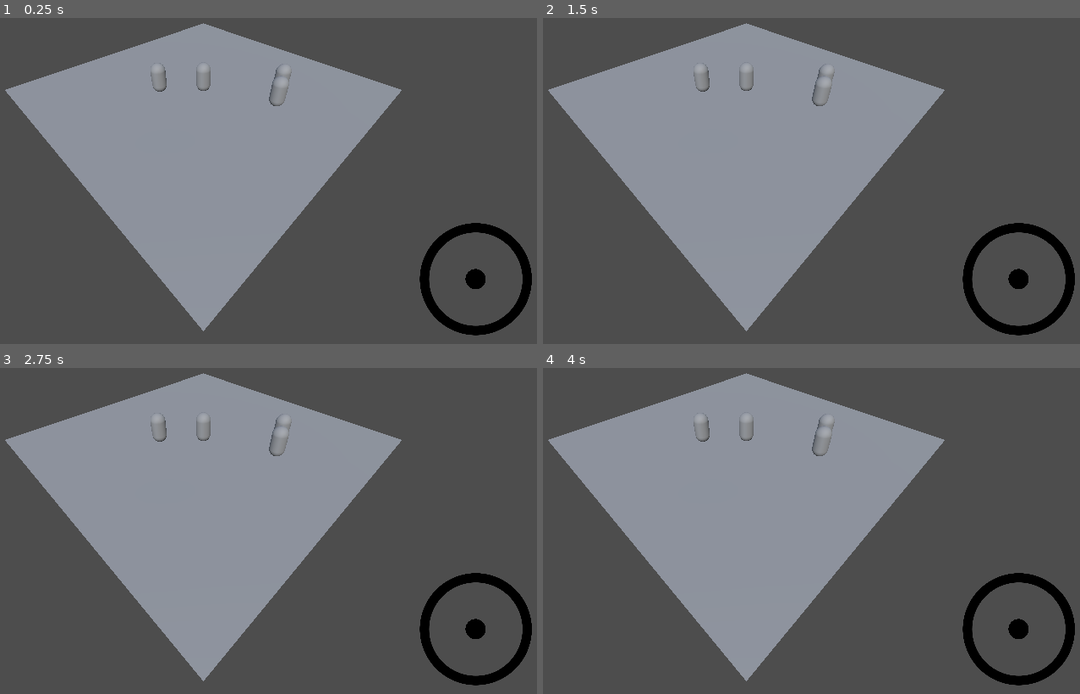
Above: before the commit, frames 1-4 (two rows, left to right).
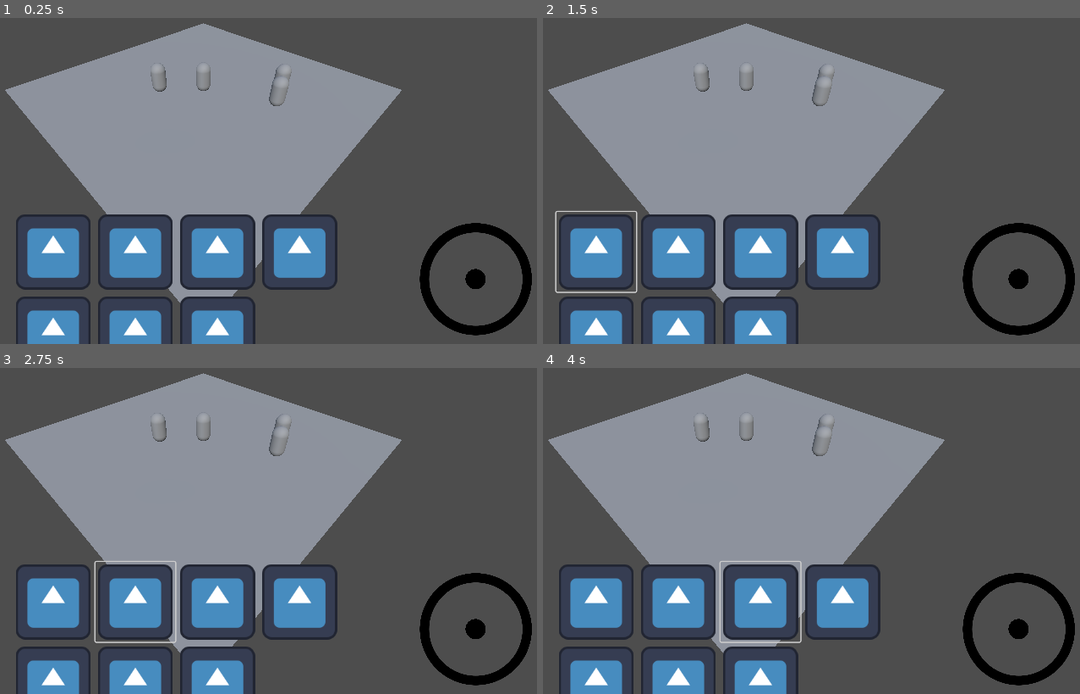
Above: after the commit, the same moments.

Repository: bigCodeArthur/mecha-adventure-rpg
Game: Godot game, scene res://zones/battle_manager.tscn
Two runs of this game, one before a commit and one after it. Both use one fixed random seed, a clock stepped at 60 frames per second and the inputs below. The engine's default icon, where the game draws it, is replaced by a stand-in: a white triangle on a blue panel in a dark square. A sky picture missing from this copy of the repository is replaced by a grey-blue gradient.
Inputs (mouse positions are in pixels of both pictures, inside the frame that each line leads up to):
- Up to frame 1 (0.25 s): no input
- Up to frame 2 (1.5 s): tap Enter (ui_accept) at 0.5, 0.77 s; move the mouse to (1020, 278) at 0.52 s; click (1020, 278) at 0.67 s; click (596, 252) at 1.27 s
- Up to frame 3 (2.75 s): click (134, 602) at 2.02 s
- Up to frame 4 (4 s): tap Enter (ui_accept) at 2.75, 3.02 s; move the mouse to (612, 524) at 2.77 s; click (612, 524) at 2.92 s; click (757, 602) at 3.52 s

The runs differ from the first frame. In frame 1, 14% of the frame differs, in the area x 2-63%, y 60-100%; in frame 2, 14%, in the area x 2-63%, y 59-100%; in frame 3, 14%; in frame 4, 14%.

Commit message:
turned ui into a packed scene and added some test buttons

Diff:
--- /dev/null
+++ b/ui/ui.tscn
@@ -0,0 +1,91 @@
+[gd_scene load_steps=5 format=3 uid="uid://8tvyckawwfgv"]
+
+[ext_resource type="Script" uid="uid://da3b1kc3pk8hx" path="res://ui/ui.gd" id="1_68fm0"]
+[ext_resource type="Script" uid="uid://buoxuwyuvd8dj" path="res://ui/scripts/abilities_menu.gd" id="2_p8tw5"]
+[ext_resource type="Texture2D" uid="uid://w2076j4mkane" path="res://icon.svg" id="3_c1ren"]
+[ext_resource type="PackedScene" uid="uid://cvp8etmqovc2u" path="res://ui/stick.tscn" id="4_07frj"]
+
+[node name="UI" type="Control"]
+layout_mode = 3
+anchors_preset = 15
+anchor_right = 1.0
+anchor_bottom = 1.0
+grow_horizontal = 2
+grow_vertical = 2
+script = ExtResource("1_68fm0")
+
+[node name="ActionsMenu" type="FlowContainer" parent="."]
+layout_mode = 1
+anchors_preset = -1
+anchor_left = 0.21900001
+anchor_top = 1.005
+anchor_right = 0.80500007
+anchor_bottom = 1.005
+offset_left = -0.28800964
+offset_top = -228.23999
+offset_right = -0.36010742
+offset_bottom = -4.23999
+script = ExtResource("2_p8tw5")
+
+[node name="Button" type="Button" parent="ActionsMenu"]
+layout_mode = 2
+icon = ExtResource("3_c1ren")
+flat = true
+autowrap_mode = 3
+icon_alignment = 1
+
+[node name="Button2" type="Button" parent="ActionsMenu"]
+layout_mode = 2
+icon = ExtResource("3_c1ren")
+flat = true
+autowrap_mode = 3
+icon_alignment = 1
+
+[node name="Button3" type="Button" parent="ActionsMenu"]
+layout_mode = 2
+icon = ExtResource("3_c1ren")
+flat = true
+autowrap_mode = 3
+icon_alignment = 1
+
+[node name="Button4" type="Button" parent="ActionsMenu"]
+layout_mode = 2
+icon = ExtResource("3_c1ren")
+flat = true
+autowrap_mode = 3
+icon_alignment = 1
+
+[node name="Button5" type="Button" parent="ActionsMenu"]
+layout_mode = 2
+icon = ExtResource("3_c1ren")
+flat = true
+autowrap_mode = 3
+icon_alignment = 1
+
+[node name="Button6" type="Button" parent="ActionsMenu"]
+layout_mode = 2
+icon = ExtResource("3_c1ren")
+flat = true
+autowrap_mode = 3
+icon_alignment = 1
+
+[node name="Button7" type="Button" parent="ActionsMenu"]
+layout_mode = 2
+icon = ExtResource("3_c1ren")
+flat = true
+autowrap_mode = 3
+icon_alignment = 1
+
+[node name="Stick" parent="." instance=ExtResource("4_07frj")]
+layout_mode = 1
+anchors_preset = -1
+anchor_left = 0.80500007
+anchor_top = 1.0
+anchor_right = 0.80500007
+anchor_bottom = 1.0
+offset_left = 17.639893
+offset_top = -206.0
+offset_right = 208.6399
+offset_bottom = -15.0
+grow_horizontal = 0
+grow_vertical = 0
--- a/zones/battle_manager.tscn
+++ b/zones/battle_manager.tscn
@@ -1,16 +1,14 @@
-[gd_scene load_steps=17 format=3 uid="uid://cnmdwn5j70ujc"]
+[gd_scene load_steps=15 format=3 uid="uid://cnmdwn5j70ujc"]
 
 [ext_resource type="Script" uid="uid://b3oo6fjep1pjh" path="res://zones/battle_manager.gd" id="1_0a47a"]
 [ext_resource type="Texture2D" uid="uid://bi1j6pdw3lli7" path="res://textures/goegap_4k.exr" id="2_j3lx3"]
 [ext_resource type="Script" uid="uid://crfjefvs273ll" path="res://zones/player.gd" id="3_oduoj"]
 [ext_resource type="PackedScene" uid="uid://5ogm0nrdtmlj" path="res://entities/testCharacter/test_character.tscn" id="4_yld5r"]
-[ext_resource type="Script" uid="uid://da3b1kc3pk8hx" path="res://ui/ui.gd" id="5_06wj7"]
 [ext_resource type="Script" uid="uid://bnm4hv6ov5wib" path="res://resources/abilities/abilityResource.gd" id="5_oduoj"]
-[ext_resource type="PackedScene" uid="uid://cvp8etmqovc2u" path="res://ui/stick.tscn" id="6_6mu6g"]
 [ext_resource type="Resource" uid="uid://cj5nmhip05tv6" path="res://resources/abilities/walk.tres" id="6_yld5r"]
 [ext_resource type="Resource" uid="uid://c7ag8ktph7k3b" path="res://resources/abilities/run.tres" id="7_yld5r"]
 [ext_resource type="Resource" uid="uid://du0afwkbfk1fy" path="res://resources/abilities/sneak.tres" id="8_06wj7"]
-[ext_resource type="Script" uid="uid://buoxuwyuvd8dj" path="res://ui/scripts/abilities_menu.gd" id="10_6mu6g"]
+[ext_resource type="PackedScene" uid="uid://8tvyckawwfgv" path="res://ui/ui.tscn" id="9_yld5r"]
 
 [sub_resource type="QuadMesh" id="QuadMesh_n3raf"]
 size = Vector2(10, 10)
@@ -84,40 +82,4 @@
 transform = Transform3D(1, 0, 0, 0, 1, 0, 0, 0, 1, 2.6625896, 0, 0.1006732)
 abilities = Array[ExtResource("5_oduoj")]([ExtResource("6_yld5r"), ExtResource("8_06wj7")])
 
-[node name="UI" type="Control" parent="."]
-layout_mode = 3
-anchors_preset = 15
-anchor_right = 1.0
-anchor_bottom = 1.0
-grow_horizontal = 2
-grow_vertical = 2
-script = ExtResource("5_06wj7")
-
-[node name="ActionsMenu" type="FlowContainer" parent="UI"]
-layout_mode = 1
-anchors_preset = -1
-anchor_left = 0.21900001
-anchor_top = 1.005
-anchor_right = 0.80500007
-anchor_bottom = 1.005
-offset_left = -0.28800964
-offset_top = -228.23999
-offset_right = -0.36010742
-offset_bottom = -4.23999
-script = ExtResource("10_6mu6g")
-
-[node name="Stick" parent="UI" instance=ExtResource("6_6mu6g")]
-layout_mode = 1
-anchors_preset = -1
-anchor_left = 0.80500007
-anchor_top = 1.0
-anchor_right = 0.80500007
-anchor_bottom = 1.0
-offset_left = 17.639893
-offset_top = -206.0
-offset_right = 208.6399
-offset_bottom = -15.0
-grow_horizontal = 0
-grow_vertical = 0
-
-[connection signal="valueChanged" from="UI/Stick" to="player" method="_on_stick_value_changed"]
+[node name="UI" parent="." instance=ExtResource("9_yld5r")]
